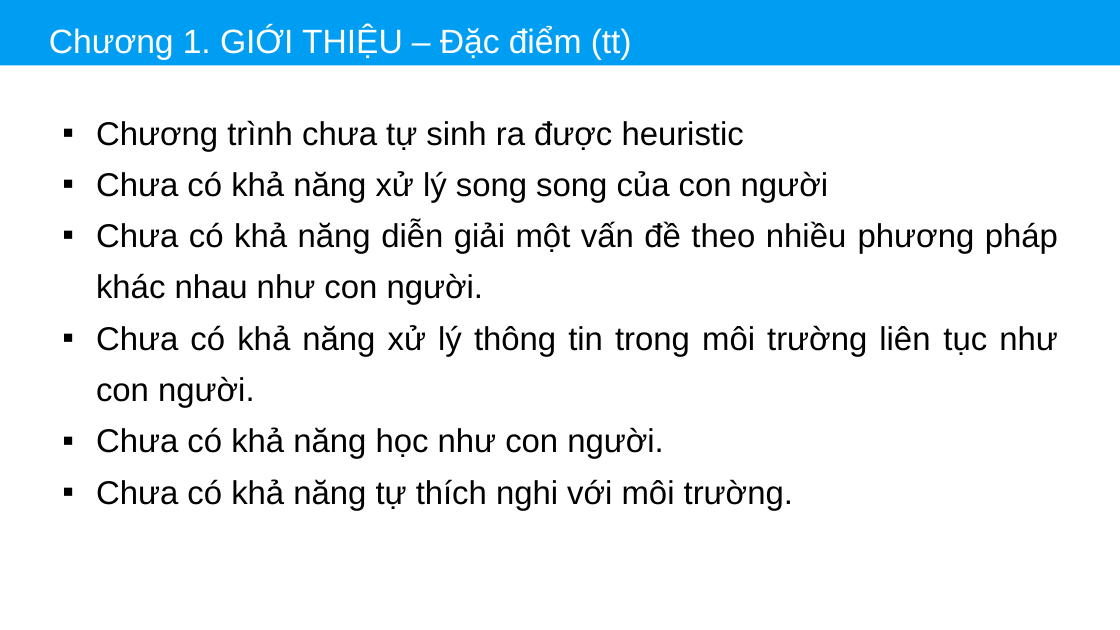
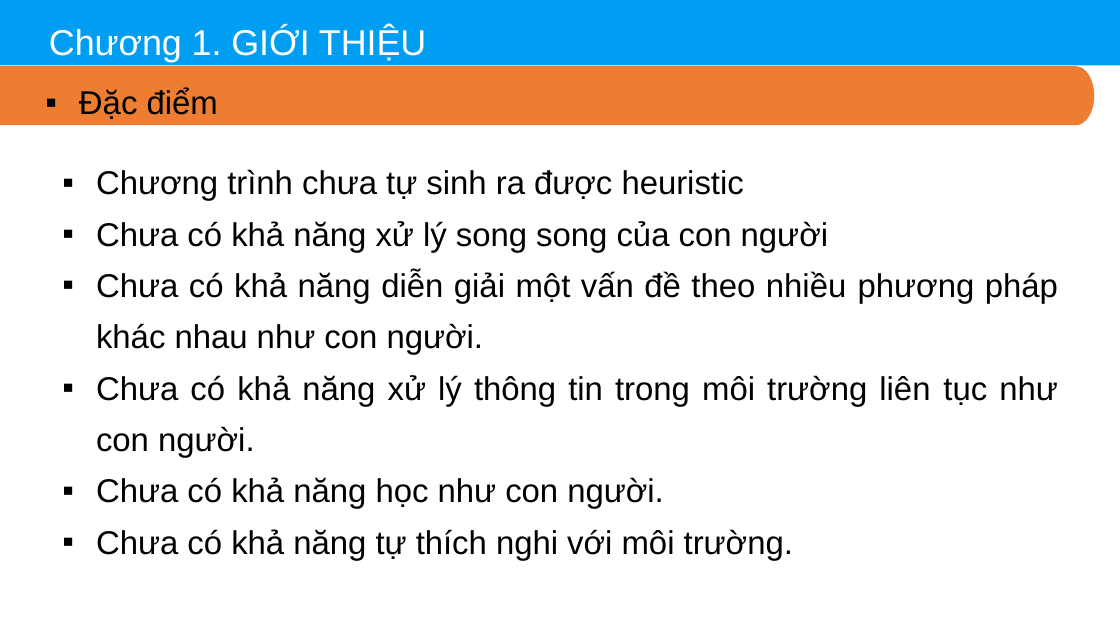
Before and after one commit to thinhdoanvu/AI, a slide deck: slide 8 of Slides/Chuong1_Gioithieu.pptx. Drawn at 1120x630 pixels with LibreOffice and Linux fonts; fonts in the diff are those of the drawing. Boxes give left, top, right and bottom in pixels: in the first picture for what was removed or moved away, otherwise in the second. Text is boxed around its words. In the diff, an @@ line names an element or a change of style, - is before the commit and + after.

```diff
--- a/Slides/Chuong1_Gioithieu.pptx
+++ b/Slides/Chuong1_Gioithieu.pptx
@@ text at (49, 27, 426, 62): text changed; size 45 to 48 pt @@
-Chương 1. GIỚI THIỆU – Đặc điểm (tt)
+Chương 1. GIỚI THIỆU
@@ freeform shape added at (0, 66, 1094, 125), fill #ED7D31 @@
@@ text added at (79, 88, 218, 119), 44 pt, text #000000 @@
+▪ Đặc điểm
@@ text "Chương trình chưa tự sinh ...": place and size @@
-text "Chương trình chưa tự sinh ..." at (96, 120, 1058, 511)
+text "Chương trình chưa tự sinh ..." at (96, 169, 1058, 560)
```
Also in this commit, not shown: 14 other slides changed, 4 other files.
